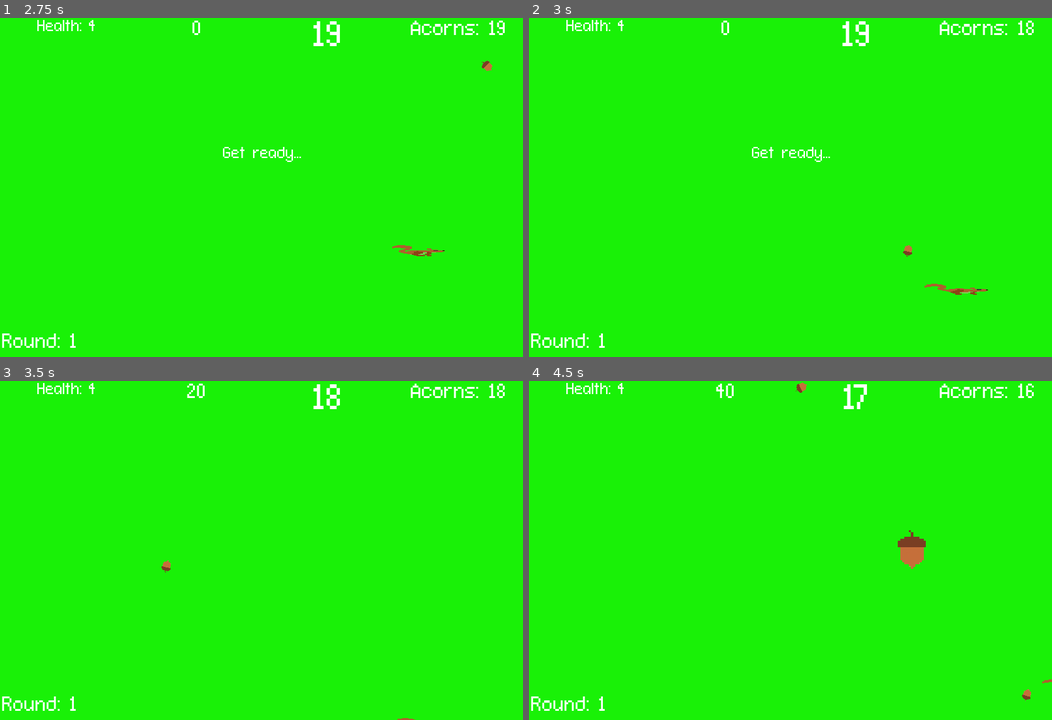
Above: before the commit, frames 1-4 (two rows, left to right).
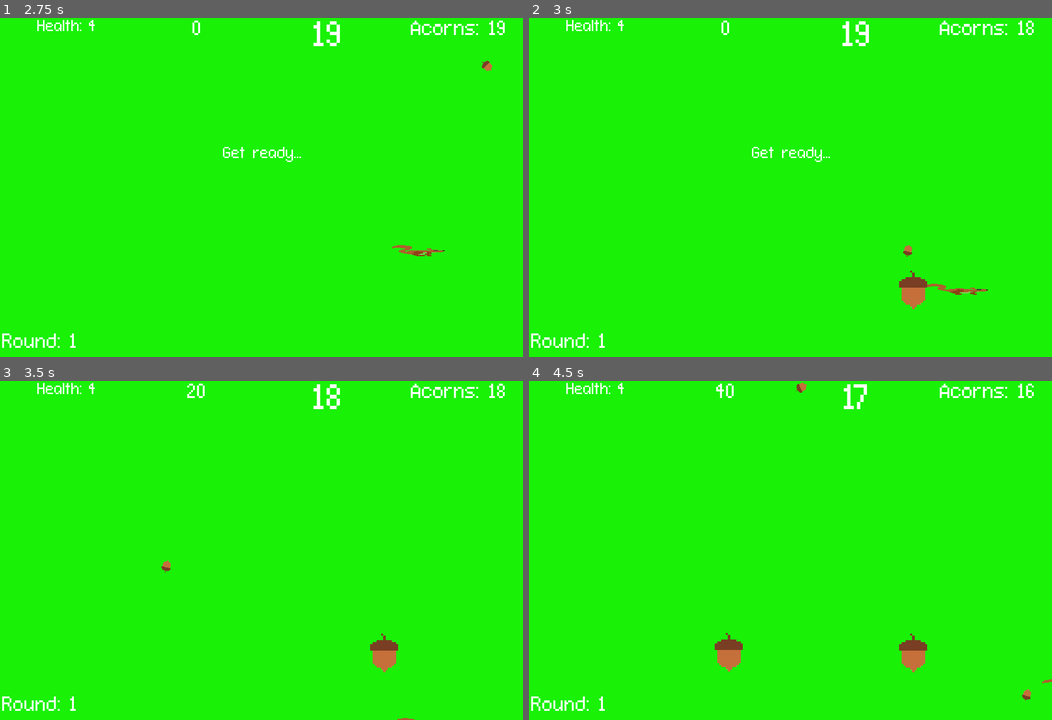
Above: after the commit, the same moments.

Repository: nygren23/2DGame_Squirrel
Game: Godot game, scene res://StartMenu.tscn
Same seed, same stepped clock (60 frames per second), same inputs: the game is played once before the commit and once after it.
Inputs (mouse positions are in pixels of both pictures, inside the frame that each line leads up to):
- Up to frame 1 (2.75 s): click "Start" at 0.5 s; click "Start the Round" at 1.25 s; tap Enter at 2 s; move the mouse to (376, 170) at 2.02 s; hold D (move_right) from 2.03 s (still down); click (376, 170) at 2.1 s
- Up to frame 2 (3 s): move the mouse to (685, 204) at 2.77 s; release D (move_right) at 2.78 s; hold S (move_down) from 2.78 s (still down); click (685, 204) at 2.85 s
- Up to frame 3 (3.5 s): keep holding S (move_down)
- Up to frame 4 (4.5 s): move the mouse to (842, 475) at 3.52 s; release S (move_down) at 3.53 s; hold D (move_right) 3.53-4.28 s; click (842, 475) at 3.6 s; move the mouse to (764, 618) at 4.27 s; hold W (move_up) from 4.28 s (still down); click (764, 618) at 4.35 s

Frame 1 is identical in both runs. In frame 2, 0.4% of the frame differs, in the area x 70-77%, y 74-86%; in frame 3, 0.4%; in frame 4, 1.1%, in the area x 35-77%, y 44-86%.

Commit message:
acorns now spawn in 5 different location. Players can spend these acorns in the upgrade menu

Diff:
--- a/Acorn.gd
+++ b/Acorn.gd
@@ -17,5 +17,5 @@
 
 func _on_Area2D_area_entered(area):
 	queue_free()
-	player.acorns += 1
+	player.acorns += 3
 	player.health +=1
--- a/Main.gd
+++ b/Main.gd
@@ -18,7 +18,7 @@
 
 	randomize()
 	enemy_spawn_array = [$enemySpawnPoint0,$enemySpawnPoint1,$enemySpawnPoint2,$enemySpawnPoint3]
-	acorn_spawn_array = [$acornSpawnPoint0]
+	acorn_spawn_array = [$asp1,$asp2,$asp3,$asp4,$asp5]
 
 # starts a new round or game.
 func new_game():
@@ -94,9 +94,13 @@
 
 #spawns acorns on Timer - only spawns from one position for now
 func _on_AcornTimer_timeout():
+	var rng = RandomNumberGenerator.new()
+	rng.randomize()
+	var my_random_number = rng.randf_range(0,5)
+
 	var acorn = acorn_scene.instance()
 	get_parent().add_child(acorn)
-	acorn.position = acorn_spawn_array[0].global_position
+	acorn.position = acorn_spawn_array[my_random_number].global_position
 
 
 #adds ten to the score for every second the player lives
--- a/Main.tscn
+++ b/Main.tscn
@@ -30,7 +30,7 @@
 one_shot = true
 
 [node name="AcornTimer" type="Timer" parent="."]
-wait_time = 2.0
+wait_time = 0.593
 
 [node name="Player" parent="." instance=ExtResource( 3 )]
 position = Vector2( -40, 61 )
@@ -57,8 +57,20 @@
 [node name="enemySpawnPoint3" type="Position2D" parent="."]
 position = Vector2( 16, 19 )
 
-[node name="acornSpawnPoint0" type="Position2D" parent="."]
-position = Vector2( 533, 138 )
+[node name="asp1" type="Position2D" parent="."]
+position = Vector2( 961, 384 )
+
+[node name="asp2" type="Position2D" parent="."]
+position = Vector2( 536, 351 )
+
+[node name="asp3" type="Position2D" parent="."]
+position = Vector2( 557, 616 )
+
+[node name="asp4" type="Position2D" parent="."]
+position = Vector2( 537, 138 )
+
+[node name="asp5" type="Position2D" parent="."]
+position = Vector2( 155, 350 )
 
 [node name="spawn_marker0" type="Label" parent="."]
 margin_left = -237.0
--- a/UpgradeScreen.gd
+++ b/UpgradeScreen.gd
@@ -29,19 +29,23 @@
 	get_tree().change_scene("res://Main.tscn")
 
 
-
-
 func _on_Speed_pressed():
-	GlobalStats.setSpeed(GlobalStats.getSpeed() + 50)
-
-
-
-
-
+	if(GlobalStats.numAcorns > 0):
+		GlobalStats.setSpeed(GlobalStats.getSpeed() + 50)
+		GlobalStats.setNumAcorns(GlobalStats.getRoundNumber()-1)
+	else:
+		print("Not Enough Acorns")
 
 func _on_Health_pressed():
-	GlobalStats.setMaxHealth(GlobalStats.getMaxHealth() + 1)
-
+	if(GlobalStats.numAcorns > 0):
+		GlobalStats.setMaxHealth(GlobalStats.getMaxHealth() + 1)
+		GlobalStats.setNumAcorns(GlobalStats.getRoundNumber()-1)
+	else:
+		print("Not Enough Acorns")
 
 func _on_Acorn_Damage_pressed():
-	GlobalStats.setAcornDamage(GlobalStats.getAcornDamage() + 100)
+	if(GlobalStats.numAcorns > 0):
+		GlobalStats.setAcornDamage(GlobalStats.getAcornDamage() + 100)
+		GlobalStats.setNumAcorns(GlobalStats.getRoundNumber()-1)
+	else:
+		print("Not Enough Acorns")
